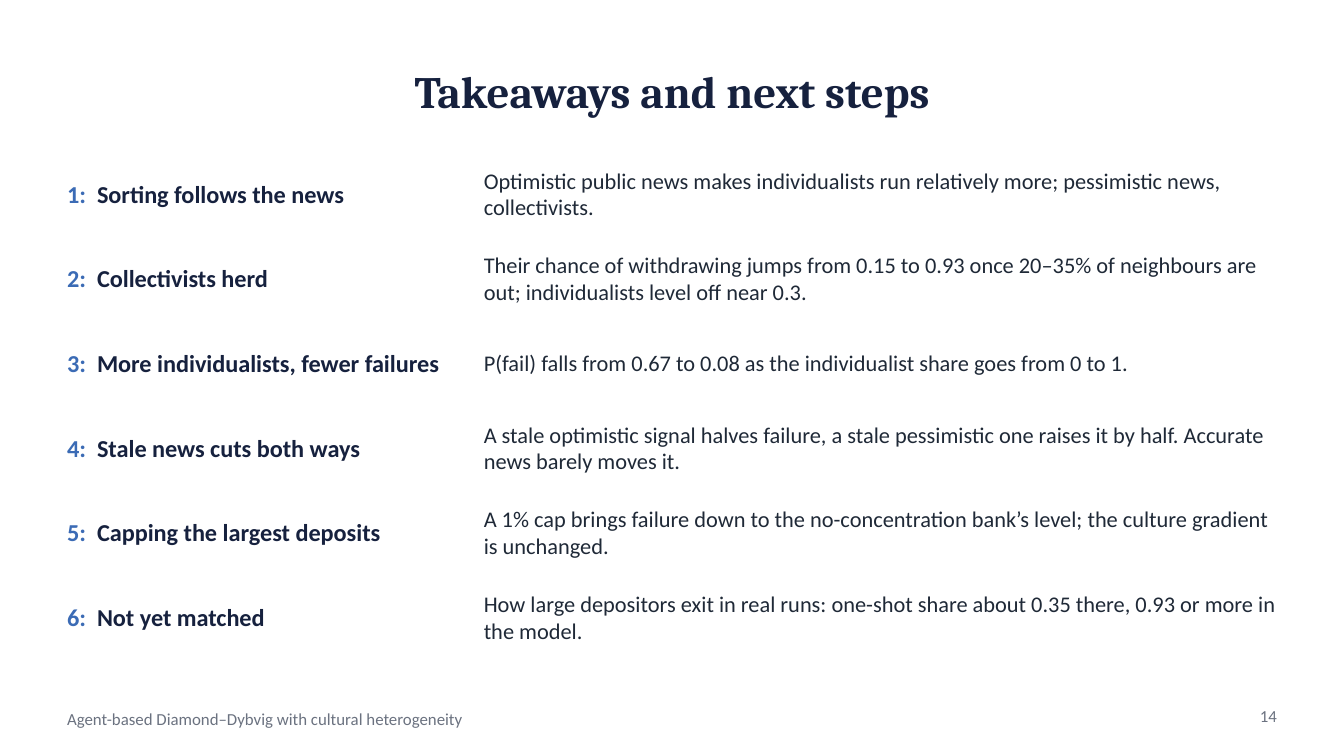
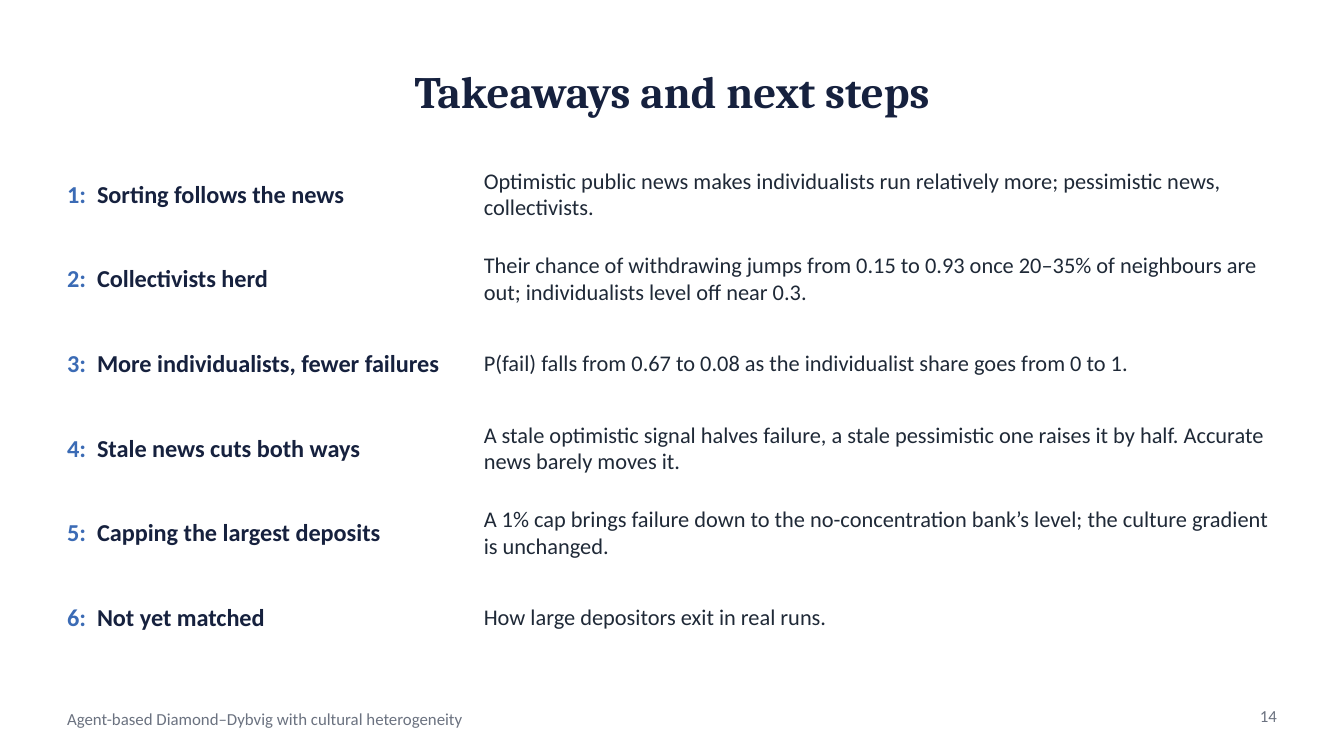
Before and after one commit to wlstover/BankRuns5, a slide deck: slide 14 of docs/deck_2026-10-26_seminar.pptx. Drawn at 1344x756 pixels with LibreOffice and Linux fonts; fonts in the diff are those of the drawing. Boxes give left, top, right and bottom in pixels: in the first picture for what was removed or moved away, otherwise in the second. Text is boxed around its words. In the diff, an @@ line names an element or a change of style, - is before the commit and + after.

```diff
--- a/docs/deck_2026-10-26_seminar.pptx
+++ b/docs/deck_2026-10-26_seminar.pptx
@@ text at (484, 609, 826, 629): text changed @@
-How large depositors exit in real runs: one-shot share about 0.35 there, 0.93 or more in the model.
+How large depositors exit in real runs.
```
Also in this commit, not shown: 2 other files.
